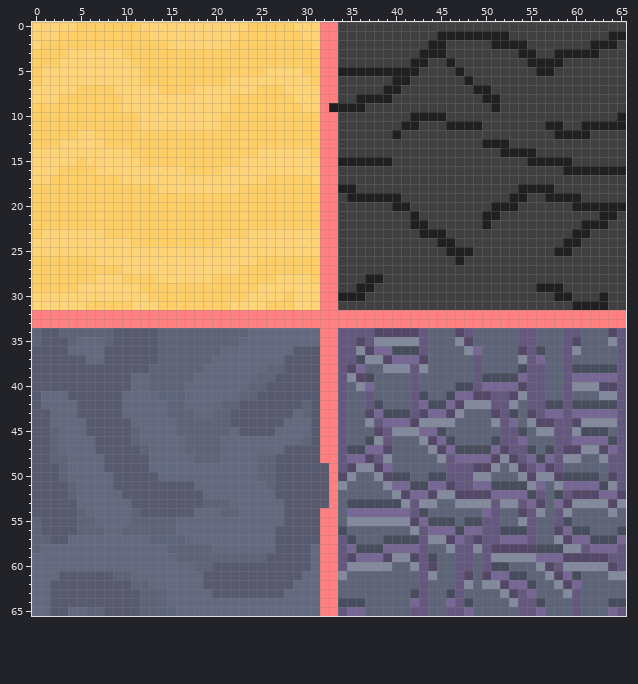
Sprite sheet -- background/images/back_neatth.png. The first picture shows the starting point.
The file is 66x66 pixels. Colours within 5 levels of each other are drawn and written as one.
The result:
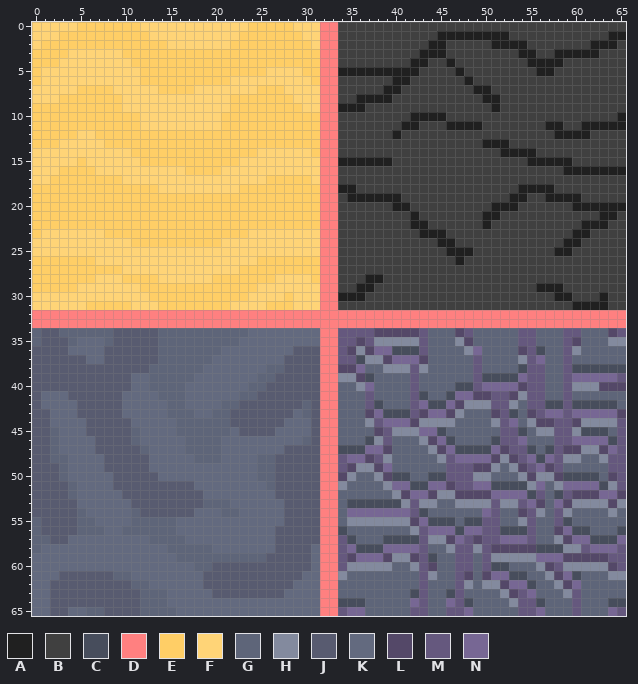
Palette (. is transparent): A #202020  B #404040  C #474d5c  D #ff8080  E #ffce66  F #ffd477  G #5e6579  H #838a9e  J #585b70  K #636a7f  L #544868  M #65587e  N #776794
Difference:
{"y":9,"x":33,"old":"A","new":"D"}
{"y":35,"x":65,"old":"M","new":"H"}
{"y":36,"x":35,"old":"M","new":"L"}
{"y":36,"x":65,"old":"M","new":"G"}
{"y":37,"x":65,"old":"M","new":"G"}
{"y":38,"x":34,"old":"M","new":"L"}
{"y":38,"x":65,"old":"M","new":"C"}
{"y":39,"x":34,"old":"M","new":"H"}
{"y":40,"x":34,"old":"M","new":"G"}
{"y":40,"x":65,"old":"M","new":"L"}
{"y":41,"x":34,"old":"M","new":"G"}
{"y":41,"x":63,"old":"HHM","new":"GGG"}
{"y":42,"x":34,"old":"M","new":"G"}
{"y":42,"x":65,"old":"M","new":"G"}
{"y":43,"x":34,"old":"M","new":"G"}
{"y":43,"x":65,"old":"M","new":"L"}
{"y":44,"x":34,"old":"M","new":"G"}
{"y":45,"x":34,"old":"M","new":"G"}
{"y":46,"x":34,"old":"M","new":"G"}
{"y":47,"x":34,"old":"M","new":"C"}
{"y":49,"x":32,"old":"J","new":"D"}
{"y":50,"x":32,"old":"J","new":"D"}
{"y":51,"x":32,"old":"J","new":"D"}
{"y":52,"x":32,"old":"J","new":"D"}
{"y":53,"x":32,"old":"J","new":"D"}
{"label":"changed","picture_box":[329,103,338,112]}
{"label":"changed","picture_box":[599,337,626,418]}
{"label":"changed","picture_box":[320,346,356,508]}
